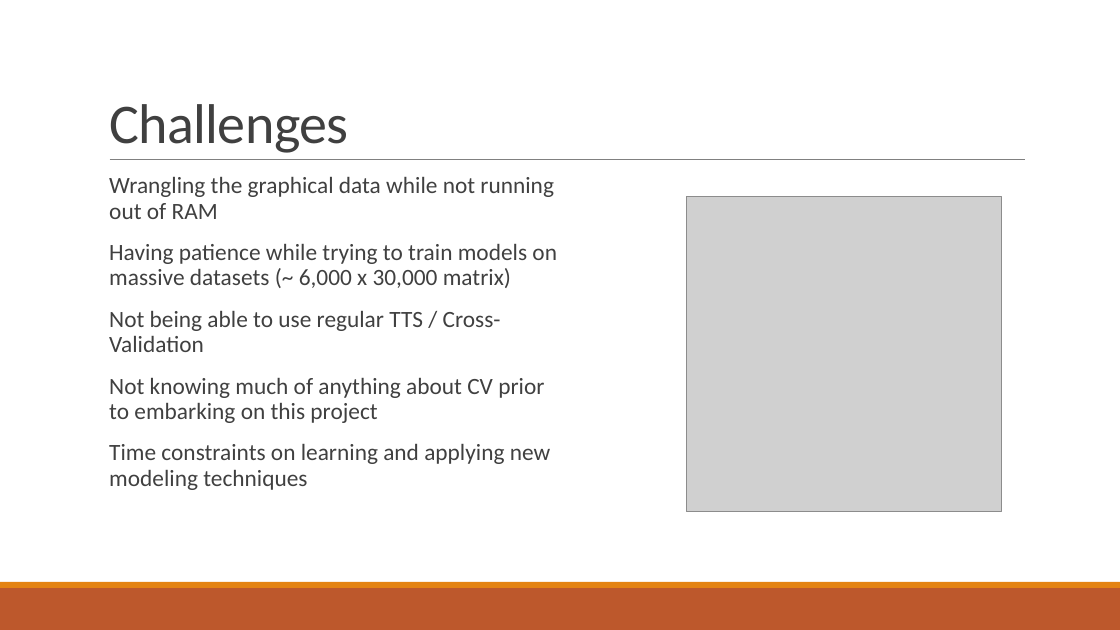
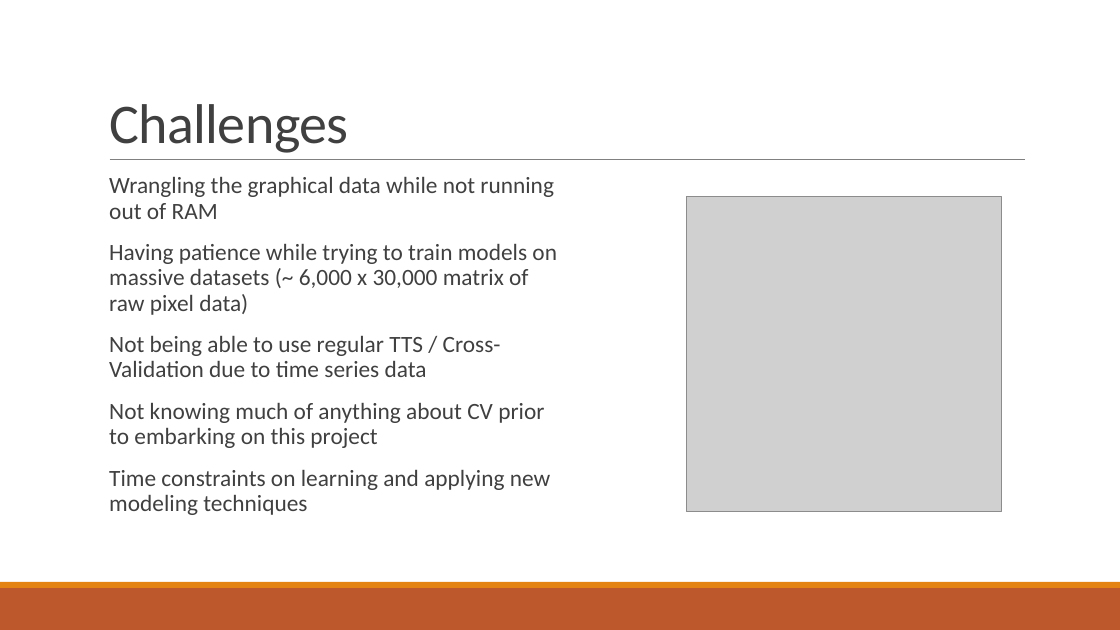
Before and after one commit to afcarl/TS_Project, a slide deck: slide 6 of project_presentation.pptx. Drawn at 1120x630 pixels with LibreOffice and Linux fonts; fonts in the diff are those of the drawing; grey boxes stand for pictures. Boxes give left, top, right and bottom in pixels: in the first picture for what was removed or moved away, otherwise in the second. Text is boxed around its words. In the diff, an @@ line names an element or a change of style, - is before the commit and + after.

```diff
--- a/project_presentation.pptx
+++ b/project_presentation.pptx
@@ text at (109, 244, 557, 377): text changed @@
-  Having patience while trying to train models on massive datasets (~ 6,000 x 30,000 matrix)
-  Not being able to use regular TTS / Cross-Validation
+  Having patience while trying to train models on massive datasets (~ 6,000 x 30,000 matrix of raw pixel data)
+  Not being able to use regular TTS / Cross-Validation due to time series data
```
Also in this commit, not shown: 6 other slides changed, 1 other file.
